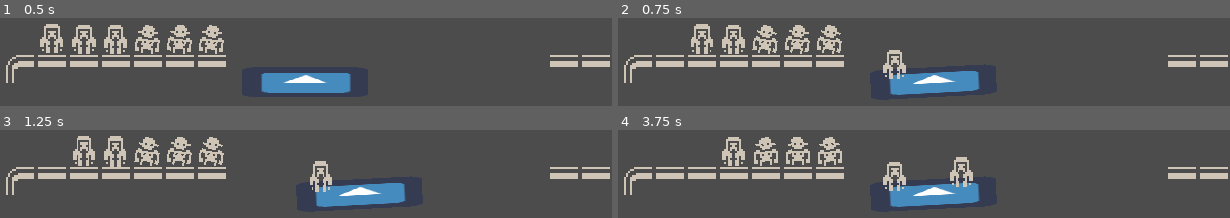
Above: before the commit, frames 1-4 (two rows, left to right).
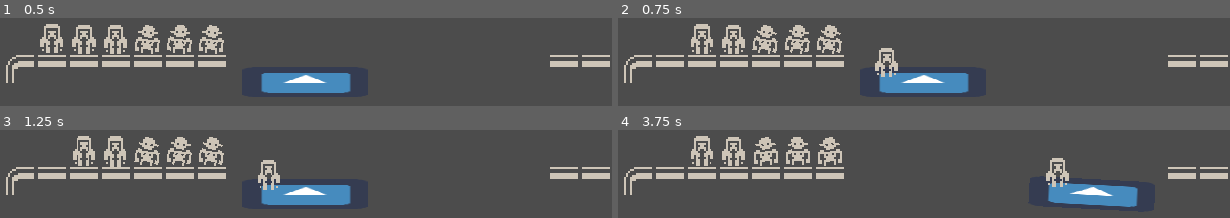
Above: after the commit, the same moments.

Repository: jozsefgorcs/godot_cannibals_in_a_boat
Game: Godot game, scene res://Game.tscn
The game is run twice, just before and just after one commit, with the same random seed, the same clock (stepped at 60 frames per second) and the same inputs. The engine's default icon, where the game draws it, is replaced by a stand-in: a white triangle on a blue panel in a dark square.
Inputs (mouse positions are in pixels of both pictures, inside the frame that each line leads up to):
- Up to frame 1 (0.5 s): no input
- Up to frame 2 (0.75 s): move the mouse to (673, 37) at 0.52 s; tap Space (boat_go) at 0.6 s; click (673, 37) at 0.67 s
- Up to frame 3 (1.25 s): no input
- Up to frame 4 (3.75 s): move the mouse to (703, 149) at 1.27 s; tap Space (boat_go) every 0.75 s from 1.35 to 3.6 s; click (703, 149) at 1.42 s; move the mouse to (734, 149) at 2.02 s; click (734, 149) at 2.17 s; move the mouse to (764, 150) at 2.77 s; click (764, 150) at 2.92 s; move the mouse to (795, 149) at 3.52 s; click (795, 149) at 3.67 s

Frame 1 is identical in both runs. In frame 2, 2.3% of the frame differs, in the area x 41-60%, y 34-88%; in frame 3, 5.5%; in frame 4, 9.0%, in the area x 11-85%, y 6-88%.

Commit message:
Add game over and finish game check

Diff:
--- a/Boat.gd
+++ b/Boat.gd
@@ -3,6 +3,8 @@
 
 var seat_1_taken = false
 var seat_2_taken = false
+
+signal boat_operation_finished()
 
 # Called when the node enters the scene tree for the first time.
 func _ready():
@@ -19,6 +21,9 @@
 func has_empty_seat():
 	return false
 
+func all_seat_are_empty():
+	return !seat_1_taken && !seat_2_taken
+
 func get_empty_seat_pos():
 	print(get_seat1_pos())
 	return get_seat1_pos()
@@ -26,7 +31,7 @@
 func sit(who):
 	print(str("call sit. seat1:", seat_1_taken,"seat 2", seat_2_taken))
 	if(seat_1_taken && seat_2_taken):
-		print ("error")
+		return print ("error")
 	if(!seat_1_taken):
 		seat_1_taken = true
 		who.position = get_seat1_pos()
@@ -37,6 +42,8 @@
 		who.position = get_seat2_pos()
 		who.current_seat = $Seat2
 	who.is_in_boat = true
+	who.current_place = null
+	emit_signal("boat_operation_finished")
 
 func get_out(who, where_to_put):
 	who.is_in_boat = false
@@ -44,5 +51,6 @@
 		seat_1_taken = false
 	else:
 		seat_2_taken = false
-
 	who.position = where_to_put.global_position
+	who.current_place = where_to_put
+	emit_signal("boat_operation_finished")
--- a/Character.gd
+++ b/Character.gd
@@ -5,6 +5,8 @@
 var is_in_boat = false
 var moving_to_boat = false
 var current_seat = null
+var current_place = null
+
 
 signal wants_to_sit(who)
 signal wants_get_out(who)
--- a/CollisionOverlapChecker.gd
+++ b/CollisionOverlapChecker.gd
@@ -1,19 +1,23 @@
 extends Area2D
 
+var checking_is_active= true
 
-# Declare member variables here. Examples:
-# var a = 2
-# var b = "text"
+func _on_Timer_timeout():
+	if(!checking_is_active):
+		return
+	var array_of_bodies = get_overlapping_bodies()
+	var priestCount = 0
+	var cannibalCount = 0
+	for body in array_of_bodies:
+		if(body.get_collision_layer()==1):
+			priestCount +=1
+		elif(body.get_collision_layer()==2):
+			cannibalCount+=1
+	if(cannibalCount>priestCount):
+		print("attack!!!")
 
+func start_checking():
+	checking_is_active = true
 
-# Called when the node enters the scene tree for the first time.
-func _ready():
-	var a = get_overlapping_bodies()
-	print(a.size())
-	pass # Replace with function body.
-
-
-func _physics_process(delta):
-	var a = get_overlapping_bodies()
-	if(a.size()>0):
-		pass
+func stop_checking():
+	checking_is_active = false
--- a/CollisionOverlapChecker.tscn
+++ b/CollisionOverlapChecker.tscn
@@ -3,7 +3,7 @@
 [ext_resource path="res://CollisionOverlapChecker.gd" type="Script" id=1]
 
 [sub_resource type="RectangleShape2D" id=1]
-extents = Vector2( 55, 10 )
+extents = Vector2( 93, 17 )
 
 [node name="CollisionOverlapChecker" type="Area2D"]
 script = ExtResource( 1 )
@@ -11,3 +11,8 @@
 [node name="CollisionShape2D" type="CollisionShape2D" parent="."]
 position = Vector2( 0.5, 0.5 )
 shape = SubResource( 1 )
+
+[node name="Timer" type="Timer" parent="."]
+autostart = true
+
+[connection signal="timeout" from="Timer" to="." method="_on_Timer_timeout"]
--- a/Game.tscn
+++ b/Game.tscn
@@ -184,7 +184,7 @@
 tile_data = PoolIntArray( 655366, 3, 0, 655367, 2, 0, 655368, 2, 0, 655369, 2, 0, 655370, 2, 0, 655371, 2, 0, 655372, 2, 0, 655383, 2, 0, 655384, 2, 0, 655385, 2, 0, 655386, 2, 0, 655387, 2, 0, 655388, 2, 0, 655389, 1, 0 )
 
 [node name="CollisionOverlapChecker" parent="." instance=ExtResource( 4 )]
-position = Vector2( 158.864, 87.4555 )
+position = Vector2( 183.28, 144.384 )
 
 [node name="Boat" parent="." instance=ExtResource( 5 )]
 position = Vector2( 247.014, 172.834 )
@@ -245,6 +245,12 @@
 
 [node name="Cannibal3" parent="Characters" instance=ExtResource( 3 )]
 
+[node name="Timer" type="Timer" parent="."]
+autostart = true
+
+[connection signal="boat_operation_finished" from="Boat" to="." method="_on_Boat_boat_operation_finished"]
+[connection signal="animation_finished" from="AnimationPlayer" to="." method="_on_AnimationPlayer_animation_finished"]
+[connection signal="animation_started" from="AnimationPlayer" to="." method="_on_AnimationPlayer_animation_started"]
 [connection signal="wants_get_out" from="Characters/Priest" to="." method="_on_Character_wants_get_out"]
 [connection signal="wants_to_sit" from="Characters/Priest" to="." method="_on_Character_wants_to_sit"]
 [connection signal="wants_get_out" from="Characters/Priest2" to="." method="_on_Character_wants_get_out"]
@@ -257,3 +263,4 @@
 [connection signal="wants_to_sit" from="Characters/Cannibal2" to="." method="_on_Character_wants_to_sit"]
 [connection signal="wants_get_out" from="Characters/Cannibal3" to="." method="_on_Character_wants_get_out"]
 [connection signal="wants_to_sit" from="Characters/Cannibal3" to="." method="_on_Character_wants_to_sit"]
+[connection signal="timeout" from="Timer" to="." method="_on_Timer_timeout"]
--- a/GameManager.gd
+++ b/GameManager.gd
@@ -9,6 +9,16 @@
 onready var spawnpoint4 = $SpawnPlaces/Spawnplace4
 onready var spawnpoint5 = $SpawnPlaces/Spawnplace5
 onready var spawnpoint6 = $SpawnPlaces/Spawnplace6
+
+onready var finishpoint1 = $SpawnPlaces/Spawnplace7
+onready var finishpoint2 = $SpawnPlaces/Spawnplace8
+onready var finishpoint3 = $SpawnPlaces/Spawnplace9
+onready var finishpoint4 = $SpawnPlaces/Spawnplace10
+onready var finishpoint5 = $SpawnPlaces/Spawnplace11
+onready var finishpoint6 = $SpawnPlaces/Spawnplace12
+
+onready var starterSpawnPoints = [spawnpoint1,spawnpoint2,spawnpoint3,spawnpoint4,spawnpoint5,spawnpoint6]
+onready var finisherSpawnPoints = [finishpoint1,finishpoint2,finishpoint3,finishpoint4,finishpoint5,finishpoint6]
 
 onready var boat = $Boat
 
@@ -31,7 +41,7 @@
 
 
 func _process(delta):
-	if(Input.is_action_just_pressed("boat_go")):
+	if(Input.is_action_just_pressed("boat_go") && !boat. all_seat_are_empty() && !$AnimationPlayer.is_playing()):
 		if(is_boat_left_side):
 			$AnimationPlayer.play("boat_go")
 			is_boat_left_side=false
@@ -39,14 +49,60 @@
 			$AnimationPlayer.play("boat_back")
 			is_boat_left_side=true
 
+
 func place_character(what, where):
 	what.position = where.position
 	what.boat = boat
 
+func get_a_free_spawn_point():
+	if (is_boat_left_side):
+		return get_a_free_spawn_point_from_array(starterSpawnPoints)
+	else:
+		return get_a_free_spawn_point_from_array(finisherSpawnPoints)
+
+func is_game_finished():
+	return get_a_free_spawn_point_from_array(finisherSpawnPoints) == null
+
+func get_a_free_spawn_point_from_array(arr):
+	for sp in arr:
+		if(!sp.is_place_taken()):
+			return sp
+	return null
+
 
 func _on_Character_wants_get_out(who):
-	boat.get_out(who,spawnpoint1)
+	if($AnimationPlayer.is_playing()):
+		 return
+	boat.get_out(who,get_a_free_spawn_point())
+
 
 
 func _on_Character_wants_to_sit(who):
+	if($AnimationPlayer.is_playing()):
+		return
 	boat.sit(who)
+
+
+func _on_AnimationPlayer_animation_finished(anim_name):
+	$CollisionOverlapChecker.start_checking()
+	pass
+
+
+func _on_AnimationPlayer_animation_started(anim_name):
+	$CollisionOverlapChecker.stop_checking()
+	pass # Replace with function body.
+
+
+func _on_Boat_boat_operation_finished():
+	print ("boat operation finished")
+	pass # Replace with function body.
+
+
+
+
+func _on_Timer_timeout():
+	if(is_game_finished()):
+		print("game finished")
+		$Timer.stop()
+	else:
+		print("game not yet finished")
--- /dev/null
+++ b/Spawnplace.gd
@@ -0,0 +1,11 @@
+extends Area2D
+
+
+
+func _ready():
+	pass # Replace with function body.
+
+
+func is_place_taken():
+	var a = get_overlapping_bodies()
+	return (a.size()>0)
--- a/Spawnplace.tscn
+++ b/Spawnplace.tscn
@@ -1,9 +1,12 @@
-[gd_scene load_steps=2 format=2]
+[gd_scene load_steps=3 format=2]
+
+[ext_resource path="res://Spawnplace.gd" type="Script" id=1]
 
 [sub_resource type="RectangleShape2D" id=1]
 extents = Vector2( 6.31122, 0.723219 )
 
 [node name="Spawnplace" type="Area2D"]
+script = ExtResource( 1 )
 
 [node name="CollisionShape2D" type="CollisionShape2D" parent="."]
 shape = SubResource( 1 )
